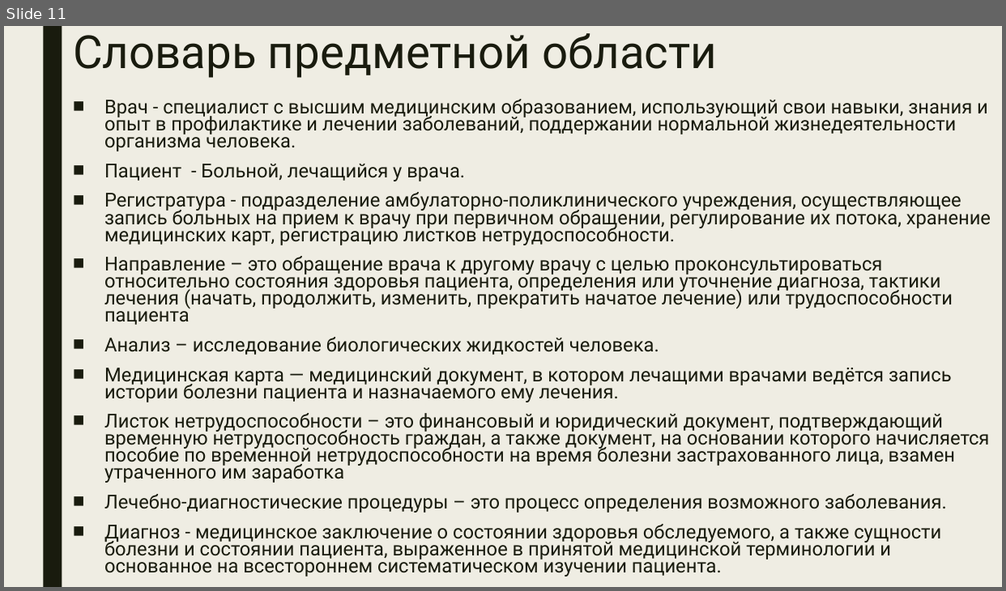
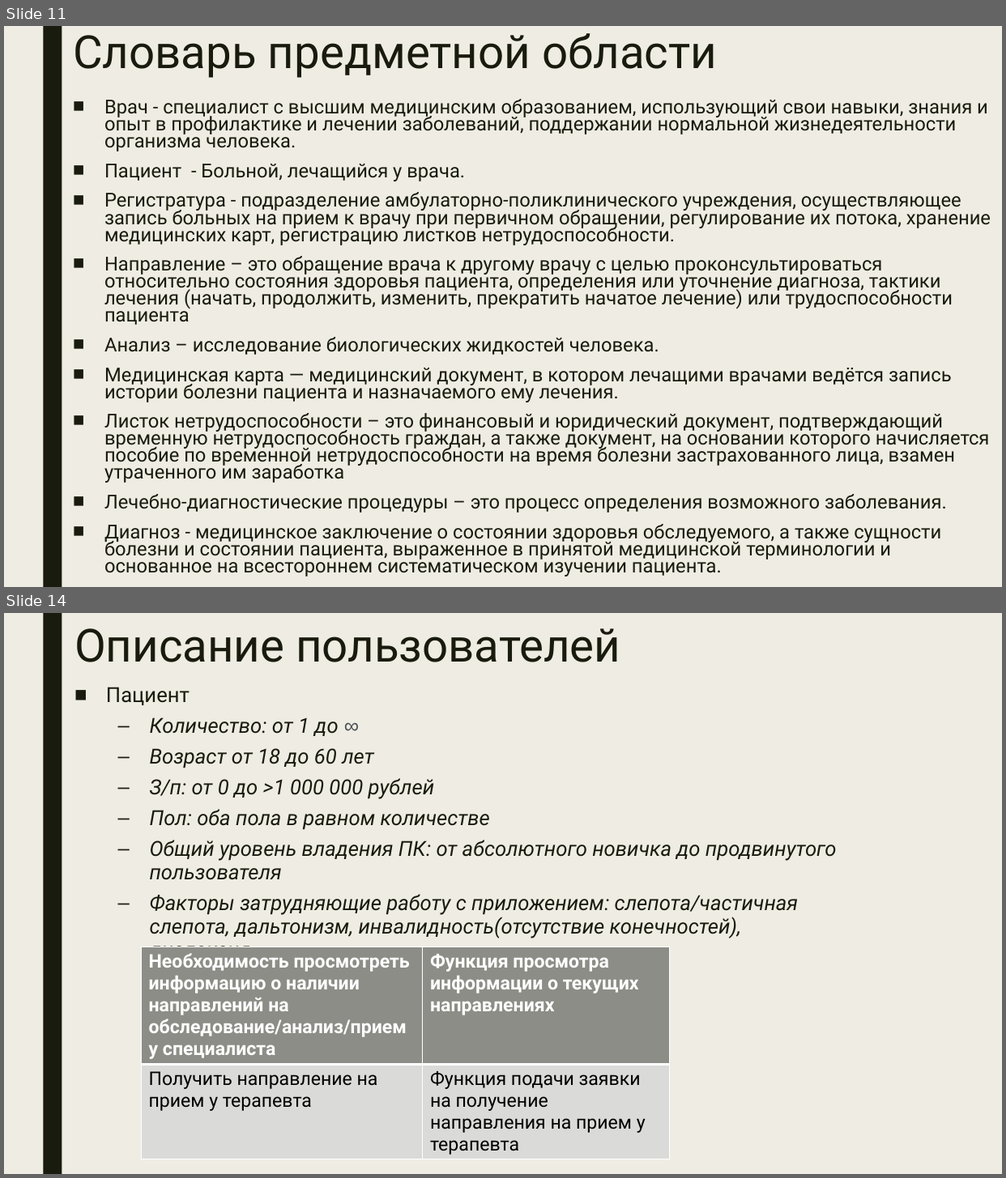
Before and after one commit to javavlsu/course-work-team-04-krylov, a slide deck: docs/Крылов Егор ИСТ-220 Проект Этап 1.pptx. Shown one above the other, each under a label of ours: slide 11 before the commit, slides 11 and 14 after it; the slides between them are not shown. The pictures are 1006x591 and 1006x1178 pixels, drawn with LibreOffice and Linux fonts; fonts in the diff are those of the drawing. Boxes give left, top, right and bottom in pixels: in the first picture for what was removed or moved away, otherwise in the second. Text is boxed around its words. In the diff, an @@ line names an element or a change of style, - is before the commit and + after.

```diff
--- a/docs/Крылов Егор ИСТ-220 Проект Этап 1.pptx
+++ b/docs/Крылов Егор ИСТ-220 Проект Этап 1.pptx
@@ slide 14 added at box(4, 613, 1002, 1174), background #EFEDE3; not listed: 1 template element that a slide beside it also shows @@
@@ title added at box(74, 628, 620, 662), 44 pt, text #191B0E @@
+Описание пользователей
@@ text added at box(106, 687, 837, 962), 20 pt, text #191B0E, italic @@
+■ Пациент
+  – Количество: от 1 до ∞
+  – Возраст от 18 до 60 лет
+  – З/п: от 0 до >1 000 000 рублей
+  – Пол: оба пола в равном количестве
+  – Общий уровень владения ПК: от абсолютного новичка до продвинутого пользователя
+  – Факторы затрудняющие работу с приложением: слепота/частичная слепота, дальтонизм, инвалидность(отсутствие конечностей), дислексия.
@@ table added at box(141, 947, 670, 1158), 2 rows, 2 columns @@
+Необходимость просмотреть информацию о наличии направлений на обследование/анализ/прием у специалиста | Функция просмотра информации о текущих направлениях
+Получить направление на прием у терапевта | Функция подачи заявки на получение направления на прием у терапевта
```
Also in this commit, not shown: 2 slides changed, 9 other slides added, 1 other file.
